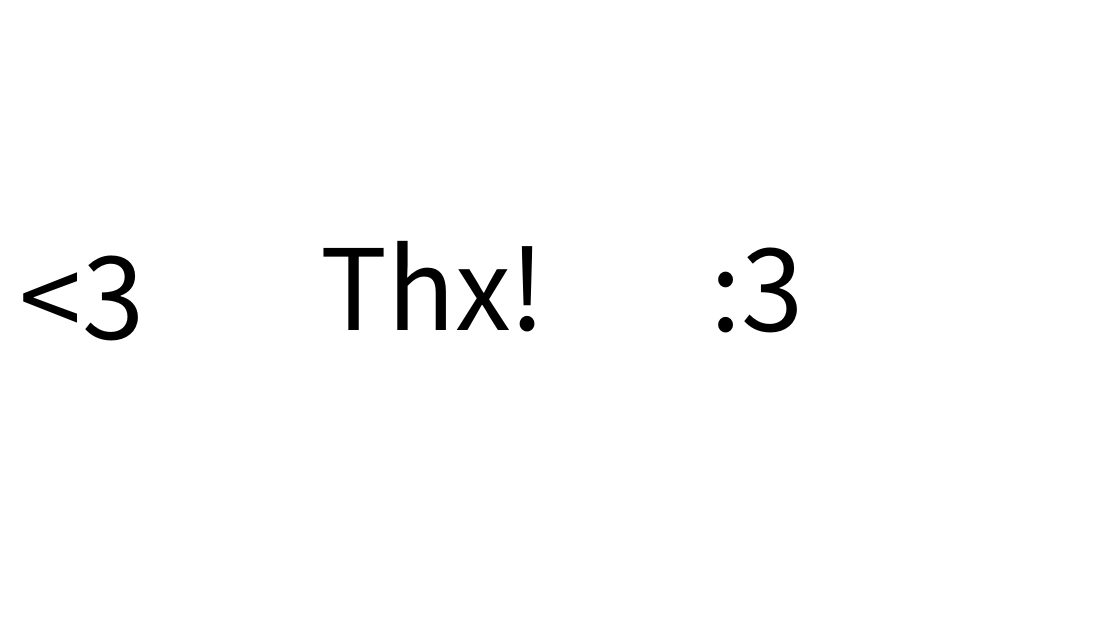
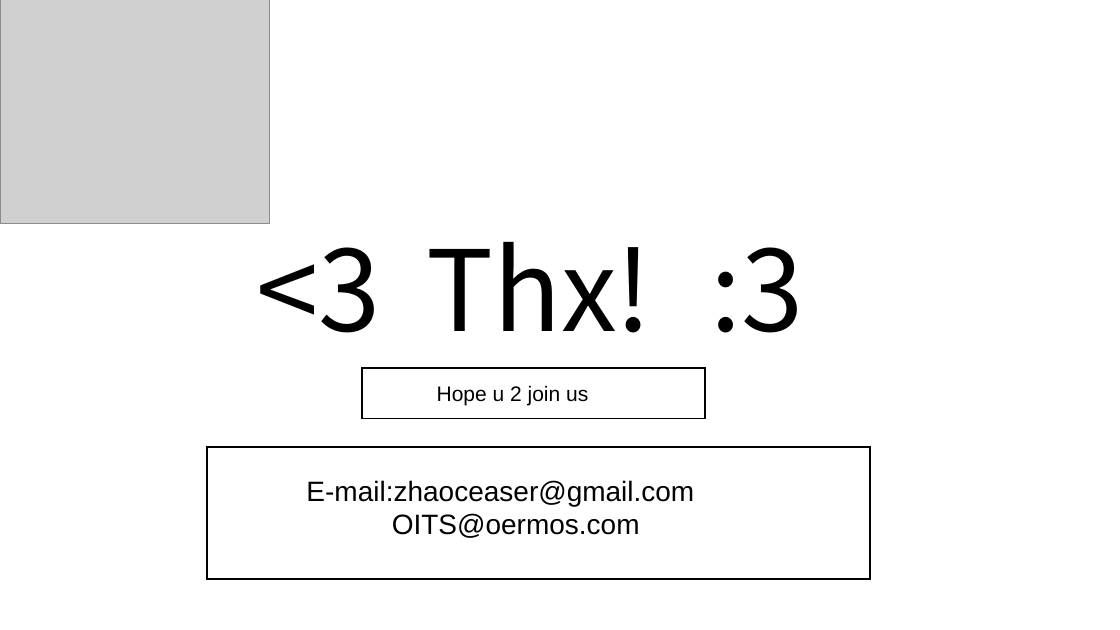
Before and after one commit to Oasis-Company/AMAR-Engine, a slide deck: slide 8 of docs/amar engine overview.pptx (slide 6 before the commit). Drawn at 1120x630 pixels with LibreOffice and Linux fonts; fonts in the diff are those of the drawing; grey boxes stand for pictures. Boxes give left, top, right and bottom in pixels: in the first picture for what was removed or moved away, otherwise in the second. Text is boxed around its words. In the diff, an @@ line names an element or a change of style, - is before the commit and + after.

```diff
--- a/docs/amar engine overview.pptx
+++ b/docs/amar engine overview.pptx
@@ picture added at <box>0,0,270,223</box> @@
@@ text "<3" rewrapped from <box>20,255,144,341</box> to <box>256,217,380,333</box> @@
@@ text "Thx!": place and size @@
-text "Thx!" at <box>320,240,545,332</box>
+text "Thx!" at <box>427,241,652,333</box>
@@ rectangle added at <box>362,368,706,418</box>, fill #FFFFFF, outline #000000 1.5 pt @@
@@ text added at <box>437,385,588,406</box>, 18 pt, text #000000 @@
+Hope u 2 join us
@@ rectangle added at <box>207,447,870,579</box>, fill #FFFFFF, outline #000000 1.5 pt @@
@@ text added at <box>306,480,694,538</box>, 24 pt, text #000000 @@
+E-mail:zhaoceaser@gmail.com
+OITS@oermos.com
```
Also in this commit, not shown: 6 slides added, 4 slides removed, 1 other file.
